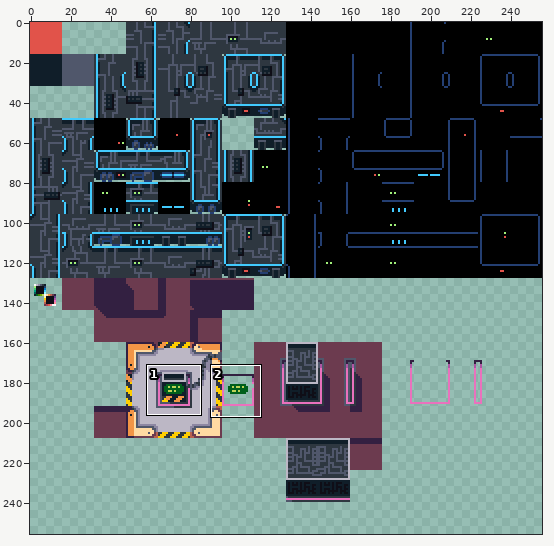
Two versions of one sprite sheet, game/assets/textures/tileset.png. The first picture is a wide view before the edit; the outline marks the close-up.
Close-up. Before:
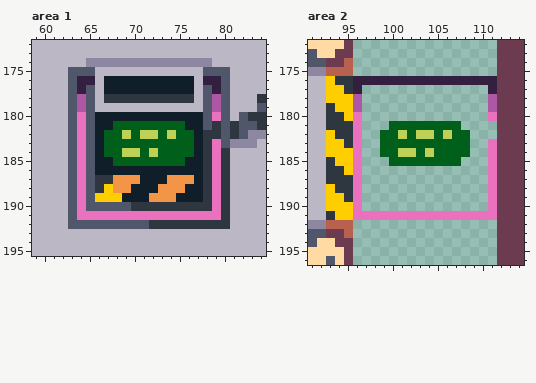
The file is 256x256 pixels. Shown: area 1: x 59..84, y 172..195; area 2: x 91..114, y 172..196. The commit also changed other parts of the picture, which this record leaves out.
The same view after the edit:
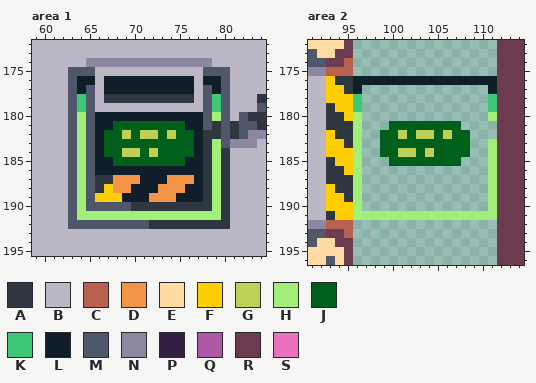
Palette (. is transparent): A #2e3740  B #bcb7c5  C #b8614e  D #f29546  E #ffdaa2  F #ffce00  G #bdd156  H #a1ef79  J #005f1b  K #3fc778  L #101e29  M #50576b  N #8d87a2  P #332041  Q #ae57a4  R #6c3b4f  S #ea71bd
Changes in this commit:
--- area 1
@@ x 59..84 @@
 175 BBBBMMMBBBBBBBBBBBBMMMBBBB
-176 BBBBMPPBLLLLLLLLLLBPPMBBBB
-177 BBBBMPMBLLLLLLLLLLBMPMBBBB
-178 BBBBMQMBAAAAAAAAAABMQMBBBA
-179 BBBBMQMBBBBBBBBBBBBMQMBBBM
-180 BBBBMSMLLLLLLLLLLLLMSMBMAA
-181 BBBBMSMLLJJJJJJJJLLMAMAMMA
-182 BBBBMSMLJJGJGGJGJJLAAMAMNN
-183 BBBBMSMLJJJJJJJJJJLASMNNNB
-184 BBBBMSMLJJGGJGJJJJLASABBBB
-185 BBBBMSMLLJJJJJJJJLLASABBBB
-186 BBBBMSMLLLLLLLLLLLLASABBBB
-187 BBBBMSMAADDDLLLDDDLASABBBB
-188 BBBBMSMAFDDLLLDDDLLASABBBB
-189 BBBBMSMFFFLLLDDDLLLASABBBB
-190 BBBBMSMMMMMAAAAAAAAASABBBB
-191 BBBBMSSSSSSSSSSSSSSSSABBBB
+176 BBBBMLLBLLLLLLLLLLBLLMBBBB
+177 BBBBMLMBLLLLLLLLLLBMLMBBBB
+178 BBBBMKMBAAAAAAAAAABMKMBBBA
+179 BBBBMKMBBBBBBBBBBBBMKMBBBM
+180 BBBBMHMLLLLLLLLLLLLMHMBMAA
+181 BBBBMHMLLJJJJJJJJLLMAMAMMA
+182 BBBBMHMLJJGJGGJGJJLAAMAMNN
+183 BBBBMHMLJJJJJJJJJJLAHMNNNB
+184 BBBBMHMLJJGGJGJJJJLAHABBBB
+185 BBBBMHMLLJJJJJJJJLLAHABBBB
+186 BBBBMHMLLLLLLLLLLLLAHABBBB
+187 BBBBMHMAADDDLLLDDDLAHABBBB
+188 BBBBMHMAFDDLLLDDDLLAHABBBB
+189 BBBBMHMFFFLLLDDDLLLAHABBBB
+190 BBBBMHMMMMMAAAAAAAAAHABBBB
+191 BBBBMHHHHHHHHHHHHHHHHABBBB
 192 BBBBMMMMMMMMMAAAAAAAAABBBB
--- area 2
@@ x 91..114 @@
 175 NNCCC................RRR
-176 BBFAAPPPPPPPPPPPPPPPPRRR
-177 BBFFAP..............PRRR
-178 BBFFFQ..............QRRR
-179 BBAFFQ..............QRRR
-180 BBAAFS..............SRRR
-181 BBAAAS...JJJJJJJJ....RRR
-182 BBFAAS..JJGJGGJGJJ...RRR
-183 BBFFAS..JJJJJJJJJJ..SRRR
-184 BBFFFS..JJGGJGJJJJ..SRRR
-185 BBAFFS...JJJJJJJJ...SRRR
-186 BBAAFS..............SRRR
-187 BBAAAS..............SRRR
-188 BBFAAS..............SRRR
-189 BBFFAS..............SRRR
-190 BBFFFS..............SRRR
-191 BBAFFSSSSSSSSSSSSSSSSRRR
+176 BBFAALLLLLLLLLLLLLLLLRRR
+177 BBFFAL..............LRRR
+178 BBFFFK..............KRRR
+179 BBAFFK..............KRRR
+180 BBAAFH..............HRRR
+181 BBAAAH...JJJJJJJJ....RRR
+182 BBFAAH..JJGJGGJGJJ...RRR
+183 BBFFAH..JJJJJJJJJJ..HRRR
+184 BBFFFH..JJGGJGJJJJ..HRRR
+185 BBAFFH...JJJJJJJJ...HRRR
+186 BBAAFH..............HRRR
+187 BBAAAH..............HRRR
+188 BBFAAH..............HRRR
+189 BBFFAH..............HRRR
+190 BBFFFH..............HRRR
+191 BBAFFHHHHHHHHHHHHHHHHRRR
 192 NNCCC................RRR
